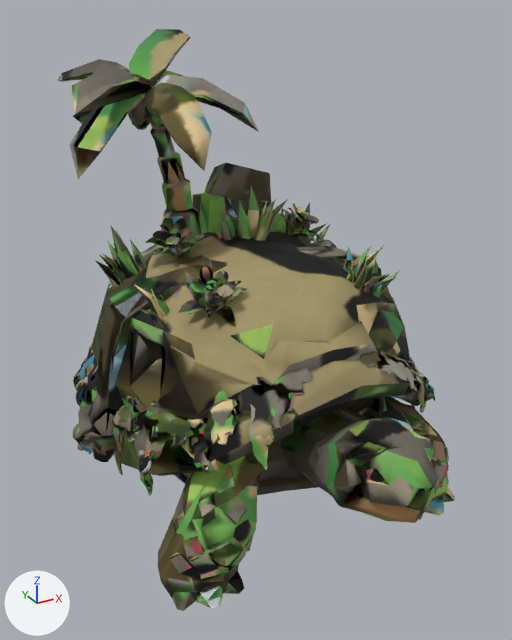
The FBX model assets/stations/creature_tortoise_island.fbx, before and after one commit.
Both versions are drawn from a 50 mm camera at (-6.94, -12.43, 10.26) aimed at (-0.24, -0.25, 4.17). The axes (+X, +Y, +Z) are drawn at lower left. The lights are the same throughout. The first picture is the older version.

Names of what the first picture shows: 'creature_tortoise_island_body', 'creature_tortoise_island_head', 'creature_tortoise_island_leg_fl', 'creature_tortoise_island_leg_fr' and 1 more.
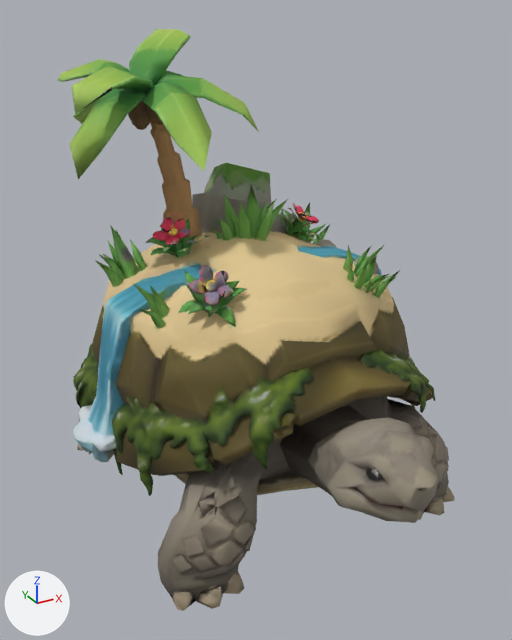
The change in detail:
me_creature_tortoise_island_leg_fr is used by ob_creature_tortoise_island_leg_fr; location (0.0, 0.0, 0.0).
me_creature_tortoise_island_leg_fr had 293 vertices, 513 faces and spanned x -3.93..-0.74, y -3.31..0.12, z 0.0..2.26.
me_creature_tortoise_island_leg_fr now has 293 vertices, 502 faces and spans x -3.93..-0.74, y -3.31..0.12, z 0.0..2.26.
Part 4, on me_creature_tortoise_island_leg_fr:
37 faces are deleted.
26 new faces join them.
me_creature_tortoise_island_leg_fr part 5: 502 kept faces spanning x -3.93..-0.74, y -3.31..0.12, z 0.0..2.26 get new texture (UV) coordinates.
me_creature_tortoise_island_body is used by ob_creature_tortoise_island_body; location (0.0, 0.0, 0.0).
me_creature_tortoise_island_body had 6473 vertices, 11504 faces and spanned x -4.22..4.22, y -4.06..5.63, z 0.4..9.85.
me_creature_tortoise_island_body now has 5916 vertices, 9604 faces and spans x -4.22..4.22, y -4.06..5.63, z 0.4..9.85.
me_creature_tortoise_island_body part 1: 30 vertices moved from x -3.38..2.73, y -3.45..3.99, z 2.0..6.14 to x -3.38..2.73, y -3.5..3.99, z 2.0..6.13; 1213 vertices removed from x -4.22..3.99, y -3.5..4.83, z 1.94..6.25; 668 vertices added at x -4.22..3.97, y -3.5..4.83, z 1.94..6.24.
me_creature_tortoise_island_body part 2: 22 vertices removed from x -1.86..-1.22, y 1.31..2.13, z 8.01..8.72; 10 vertices added at x -1.82..-1.19, y 1.32..2.12, z 8.01..8.42.
me_creature_tortoise_island_body part 3: 6481 kept faces spanning x -4.15..4.22, y -4.06..5.63, z 0.4..9.85 get new texture (UV) coordinates.
me_creature_tortoise_island_head is used by ob_creature_tortoise_island_head; location (0.0, 0.0, 0.0).
me_creature_tortoise_island_head had 185 vertices, 349 faces and spanned x -0.99..0.99, y -5.63..-3.52, z 1.95..3.69.
me_creature_tortoise_island_head now has 185 vertices, 347 faces and spans x -0.99..0.99, y -5.63..-3.52, z 1.95..3.69.
Part 6, on me_creature_tortoise_island_head:
2 faces are deleted.
me_creature_tortoise_island_head part 7: 347 kept faces spanning x -0.99..0.99, y -5.63..-3.52, z 1.95..3.69 get new texture (UV) coordinates.

Boxes [x1, y1, x2, y2] around the edits, measured in the pictures (512 x 640 px; the box of a moved part takes in the faces that stretch with it):
part 1 of me_creature_tortoise_island_body, moved or reshaped
    before: [73, 187, 438, 507]
    after: [73, 203, 438, 507]
part 2 of me_creature_tortoise_island_body, reshaped (mostly hidden)
    both: [147, 114, 162, 125]
part 3 of me_creature_tortoise_island_body, surface changed
    both: [58, 29, 434, 514]
part 4 of me_creature_tortoise_island_leg_fr, moved or reshaped
    before: [144, 473, 237, 609]
    after: [172, 478, 191, 532]
part 5 of me_creature_tortoise_island_leg_fr, surface changed
    both: [93, 444, 260, 611]
part 6 of me_creature_tortoise_island_head, deleted
    before: [347, 417, 420, 489]
part 7 of me_creature_tortoise_island_head, surface changed (lighter)
    both: [324, 418, 439, 523]
